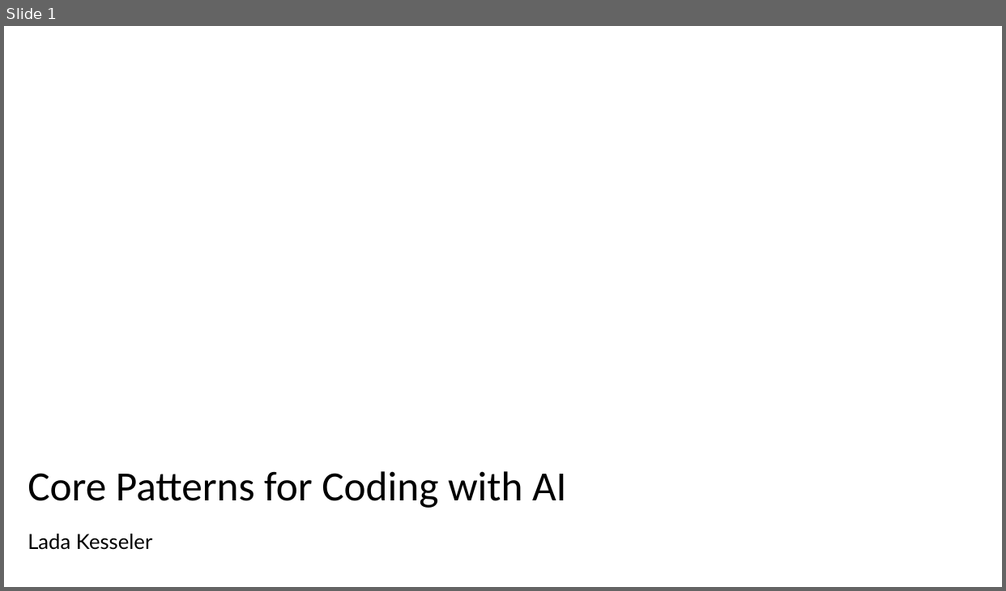
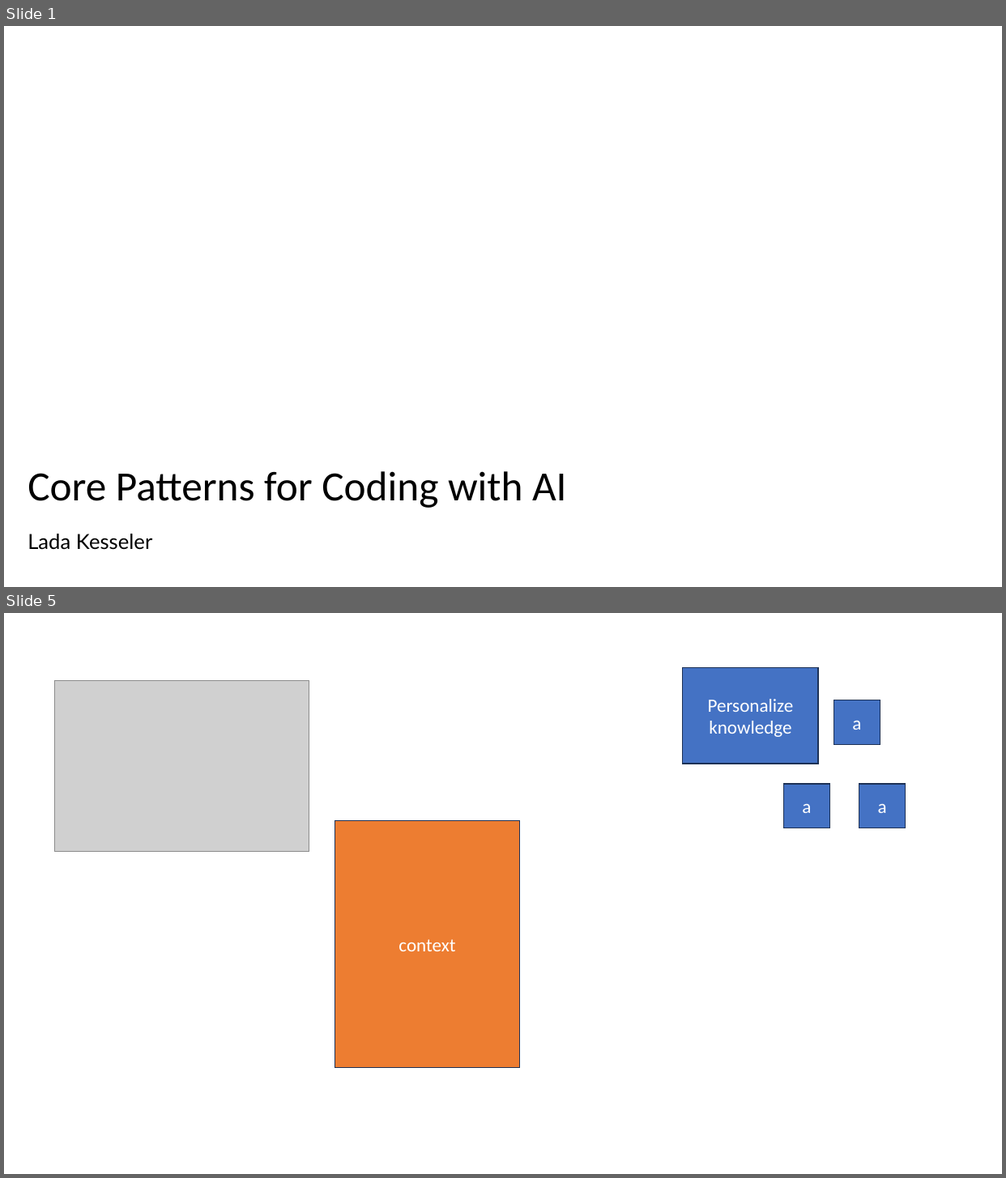
Before and after one commit to lexler/Talks, a slide deck: Slides/Core Patterns for Coding with AI.pptx. Shown one above the other, each under a label of ours: slide 1 before the commit, slides 1 and 5 after it; the slides between them are not shown. The pictures are 1006x591 and 1006x1178 pixels, drawn with LibreOffice and Linux fonts; fonts in the diff are those of the drawing; grey boxes stand for pictures. Boxes give left, top, right and bottom in pixels: in the first picture for what was removed or moved away, otherwise in the second. Text is boxed around its words. In the diff, an @@ line names an element or a change of style, - is before the commit and + after.

Commit message:
wip: slides

```diff
--- a/Slides/Core Patterns for Coding with AI.pptx
+++ b/Slides/Core Patterns for Coding with AI.pptx
@@ slide 5 added at <box>4,613,1002,1174</box>, background #FFFFFF @@
@@ picture added at <box>55,680,309,852</box> @@
@@ rectangle added at <box>683,667,819,764</box>, fill #4472C4, outline #1E3256 1 pt, 18 pt, text #FFFFFF @@
+Personalize knowledge
@@ rectangle added at <box>834,700,880,745</box>, fill #4472C4, outline #1E3256 1 pt, 18 pt, text #FFFFFF @@
+a
@@ rectangle added at <box>784,784,830,828</box>, fill #4472C4, outline #1E3256 1 pt, 18 pt, text #FFFFFF @@
+a
@@ rectangle added at <box>859,784,906,828</box>, fill #4472C4, outline #1E3256 1 pt, 18 pt, text #FFFFFF @@
+a
@@ rectangle added at <box>335,821,520,1068</box>, fill #ED7D31, outline #1E3256 1 pt, 18 pt, text #FFFFFF @@
+context
```
Also in this commit, not shown: 10 other slides added.
